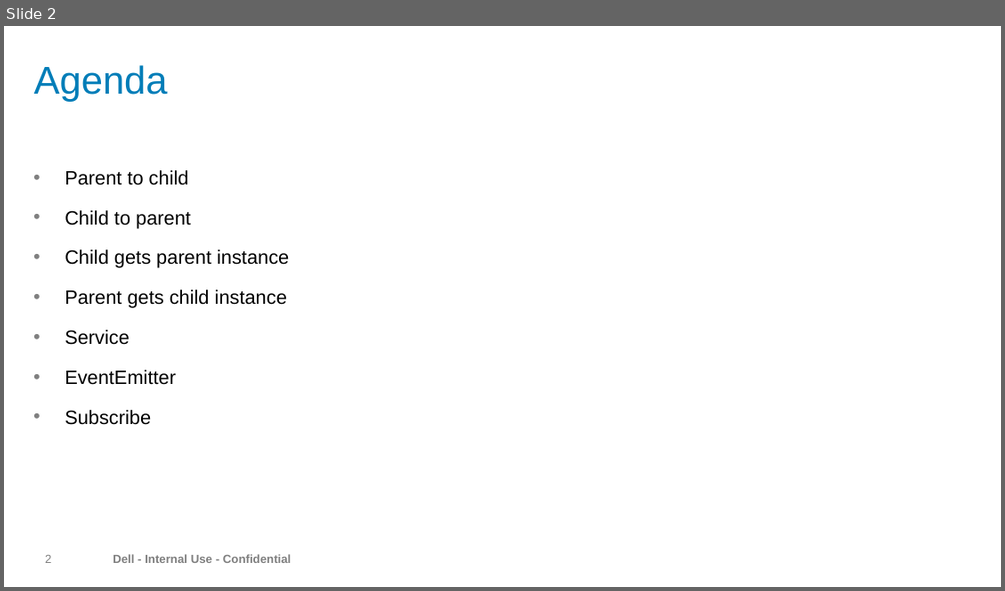
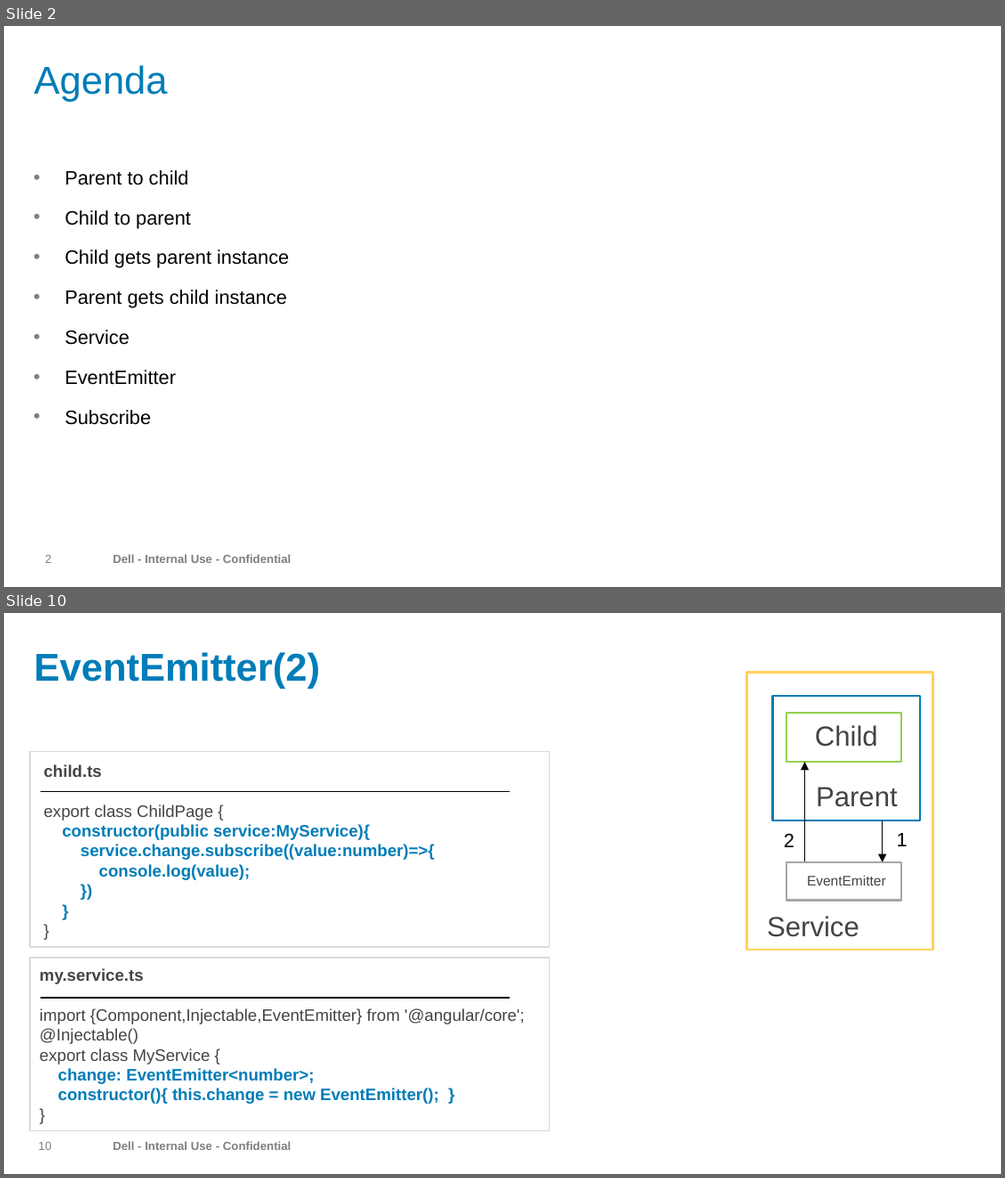
Before and after one commit to iuin/angular-example, a slide deck: Component Interaction.pptx. Shown one above the other, each under a label of ours: slide 2 before the commit, slides 2 and 10 after it; the slides between them are not shown. The pictures are 1005x591 and 1005x1178 pixels, drawn with LibreOffice and Linux fonts; fonts in the diff are those of the drawing; background and template pictures are left out. Boxes give left, top, right and bottom in pixels: in the first picture for what was removed or moved away, otherwise in the second. Text is boxed around its words. In the diff, an @@ line names an element or a change of style, - is before the commit and + after.

```diff
--- a/Component Interaction.pptx
+++ b/Component Interaction.pptx
@@ slide 10 added at bbox=[4, 613, 1001, 1174], background #FFFFFF; not listed: 2 template elements that a slide beside it also shows @@
@@ title added at bbox=[34, 652, 320, 689], 28 pt, text #007DB8, bold @@
+EventEmitter(2)
@@ rectangle added at bbox=[746, 673, 933, 950], outline #FFD25E 1.5 pt, 20 pt, text #444444 @@
+Service
@@ rectangle added at bbox=[773, 696, 920, 820], outline #007DB8 1.5 pt, 20 pt, text #444444 @@
+Parent
@@ rectangle added at bbox=[786, 713, 901, 762], outline #92D050 1.5 pt, 20 pt, text #444444 @@
+Child
@@ rectangle added at bbox=[30, 752, 550, 947], outline #DADADA 1 pt @@
@@ text added at bbox=[44, 764, 435, 880], 12 pt, text #007DB8, bold @@
+child.ts
+export class ChildPage {
+constructor(public service:MyService){
+service.change.subscribe((value:number)=>{
+console.log(value);
+})
+}
+}
@@ arrow added from (804, 862) to (804, 762), #000000 1 pt @@
@@ line added from (40, 791) to (510, 791), #000000 1 pt @@
@@ arrow added from (882, 820) to (882, 862), #000000 1 pt @@
@@ text added at bbox=[784, 833, 794, 847], 14 pt, text #000000 @@
+2
@@ text added at bbox=[897, 833, 907, 846], 14 pt, text #000000 @@
+1
@@ rectangle added at bbox=[786, 862, 901, 900], outline #A6A6A6 1.5 pt, 10 pt, text #444444 @@
+EventEmitter
@@ rectangle added at bbox=[30, 958, 550, 1131], outline #DADADA 1 pt @@
@@ text added at bbox=[40, 968, 525, 1103], 12 pt, text #444444 @@
+my.service.ts
+import {Component,Injectable,EventEmitter} from '@angular/core';
+@Injectable()
+export class MyService {
+change: EventEmitter<number>;
+constructor(){ this.change = new EventEmitter(); }
+}
@@ line added from (40, 997) to (510, 997), #000000 1 pt @@
```
Also in this commit, not shown: 8 slides changed, 2 other slides added, 1 other file.
